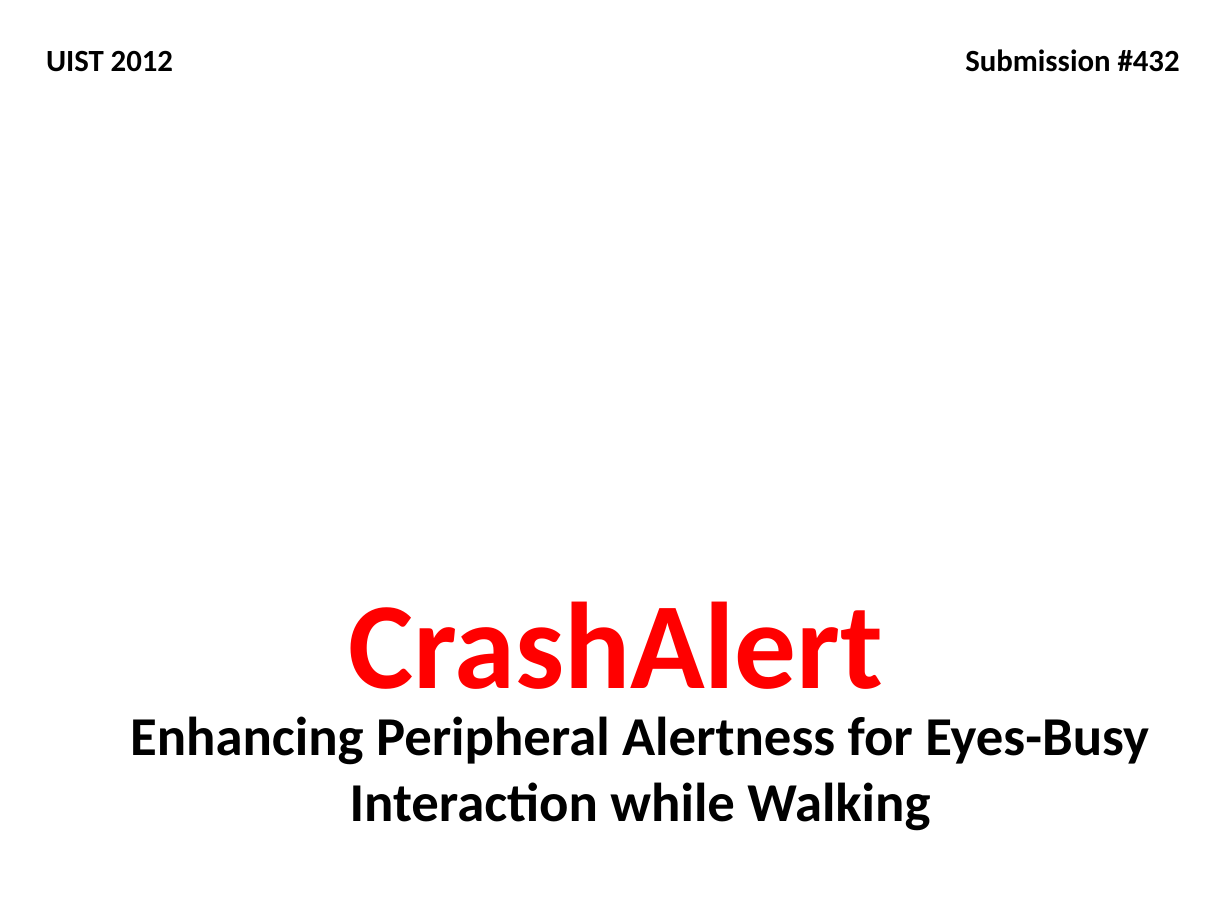
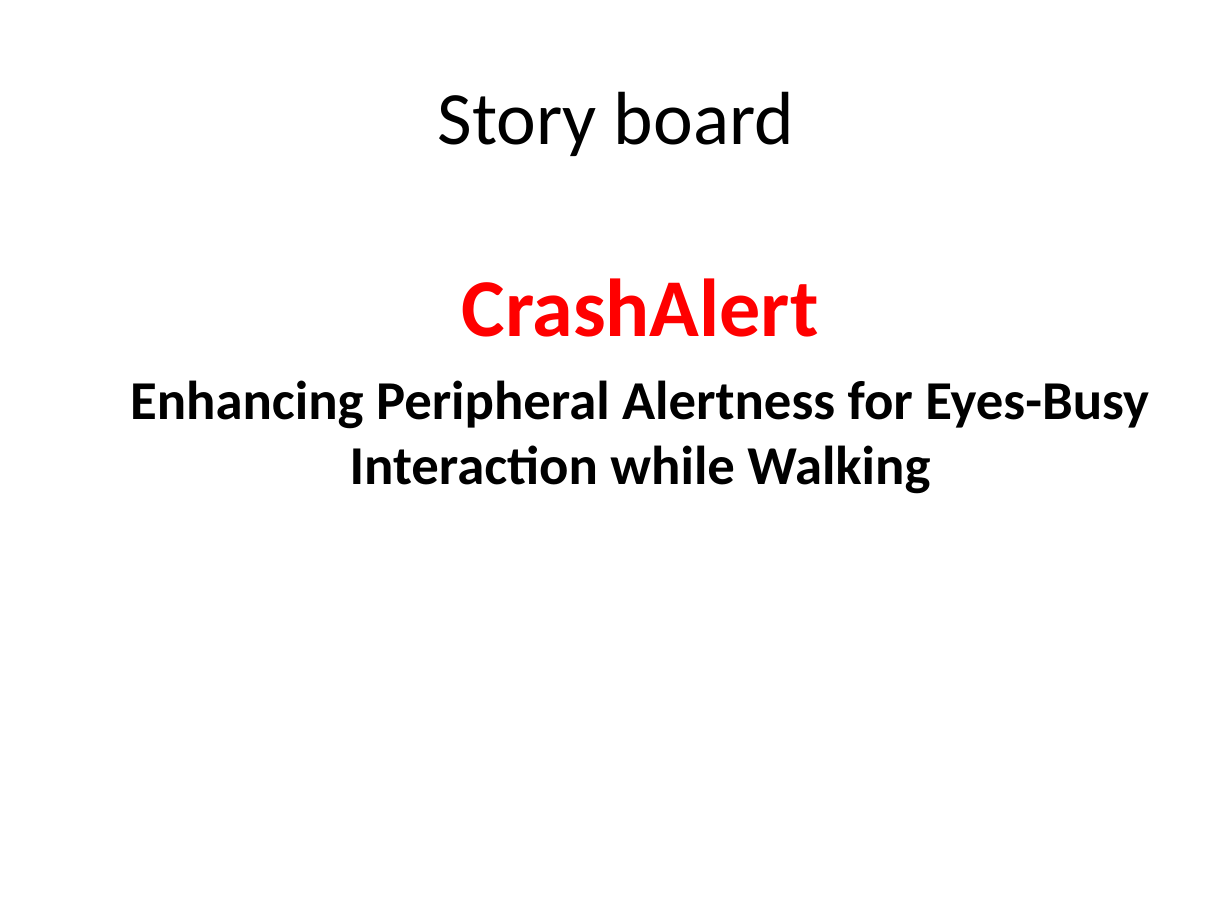
Before and after one commit to hcilab-um/CrashAlert, a slide deck: slide 1 of Docs/UIST 2012 - rejected/storyboard+images.pptx. Drawn at 1232x924 pixels with LibreOffice and Linux fonts; fonts in the diff are those of the drawing. Boxes give left, top, right and bottom in pixels: in the first picture for what was removed or moved away, otherwise in the second. Text is boxed around its words. In the diff, an @@ line names an element or a change of style, - is before the commit and + after.

```diff
--- a/Docs/UIST 2012 - rejected/storyboard+images.pptx
+++ b/Docs/UIST 2012 - rejected/storyboard+images.pptx
@@ text removed at [46,50,173,72] @@
-UIST 2012
@@ text removed at [965,49,1180,72] @@
-Submission #432
@@ title added at [438,91,794,156], 44 pt, text #000000 @@
+Story board
@@ text "CrashAlert": place and size @@
-text "CrashAlert" at [130,716,1149,831]
+text "CrashAlert" at [130,278,1149,494]
@@ text at [462,278,819,337]: paragraph added @@
+CrashAlert
@@ text removed at [348,601,883,689] @@
-CrashAlert
```
Also in this commit, not shown: 10 other slides changed, 7 slides added, 2 slides removed, 15 other files.
